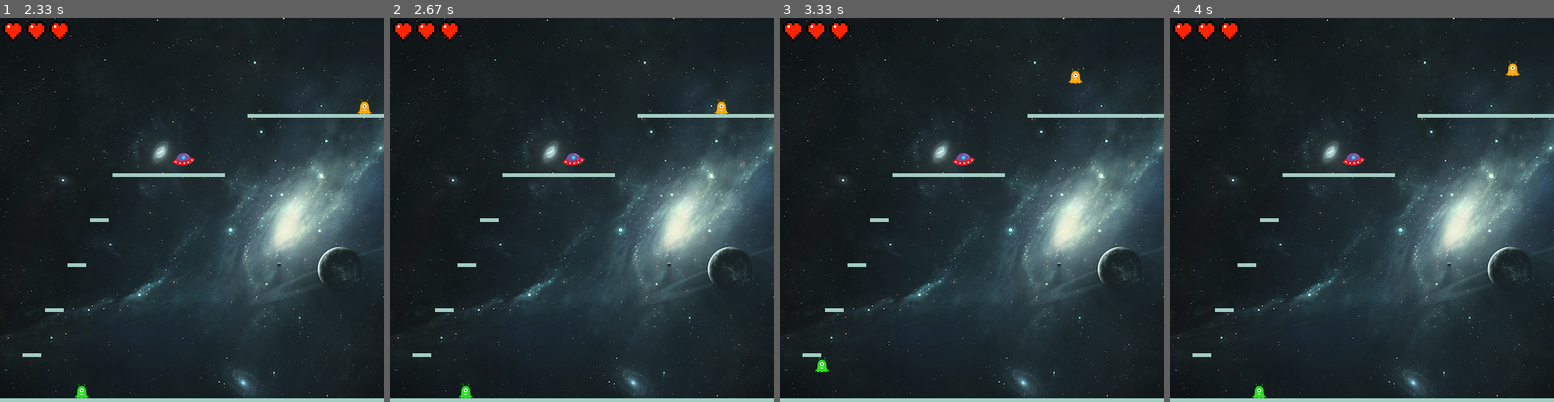
Above: before the commit, frames 1-4 (left to right).
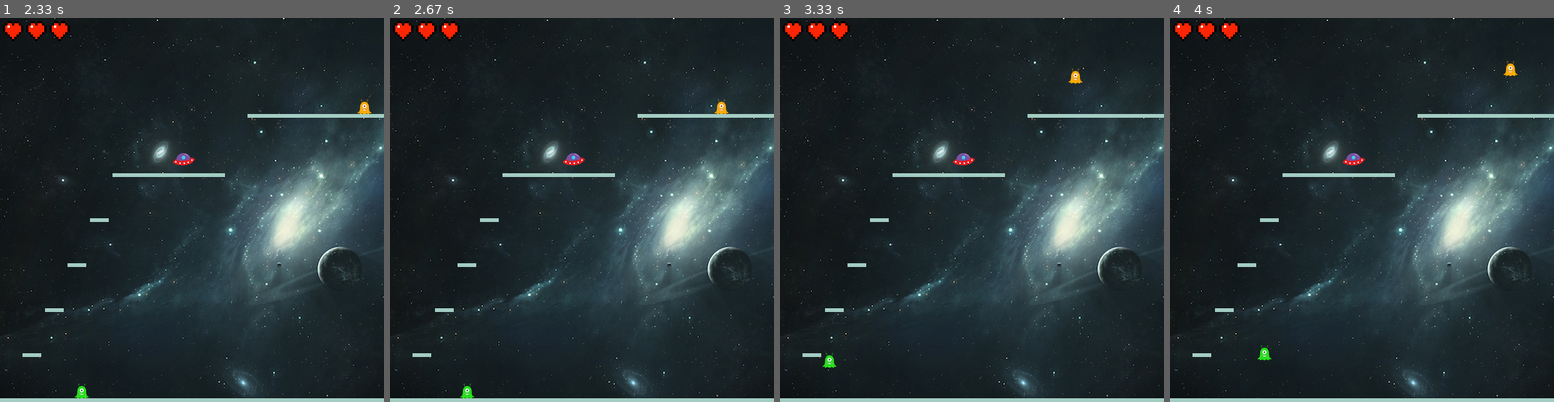
Above: after the commit, the same moments.

Repository: ezfe/Space-Attack
Game: pygame game, started from Space-Attack/main.py
Two runs of this game, one before a commit and one after it. Both use one fixed random seed, a clock stepped at 60 frames per second and the inputs below.
Inputs (mouse positions are in pixels of both pictures, inside the frame that each line leads up to):
- Up to frame 1 (2.33 s): click (119, 309) at 0.4 s; hold Right 0.67-1.13 s; hold Up 1.17-1.47 s; hold W 1.17-1.47 s; hold Right 1.5-1.97 s; hold D 1.5-1.97 s; hold Left from 2 s (still down); hold A from 2 s (still down)
- Up to frame 2 (2.67 s): release Left at 2.53 s; release A at 2.53 s; hold Left from 2.57 s (still down); hold A from 2.57 s (still down)
- Up to frame 3 (3.33 s): release Left at 2.97 s; release A at 2.97 s; hold Up from 3 s (still down); hold W from 3 s (still down)
- Up to frame 4 (4 s): release Up at 3.37 s; release W at 3.37 s; hold Right from 3.4 s (still down); hold D from 3.4 s (still down)

Frame 1 is identical in both runs. In frame 2, less than 0.1% of the frame differs, in the area x 17-23%, y 95-100%; in frame 3, 0.2%; in frame 4, 0.3%, in the area x 21-92%, y 11-100%.

Commit message:
Fixed issue with that thing

Diff:
--- a/Space-Attack/main.py
+++ b/Space-Attack/main.py
@@ -448,6 +448,12 @@
         if not self.doUpdate:
             return
 
+        if abs(self.xVelocity) < 1:
+            self.xVelocity = 0
+
+        print(self.xVelocity)
+        print(self.x)
+
         if self.y <= 0:
             self.setImage("images/{}-alien-offscreen.png".format(self.playerColor))
         else:
